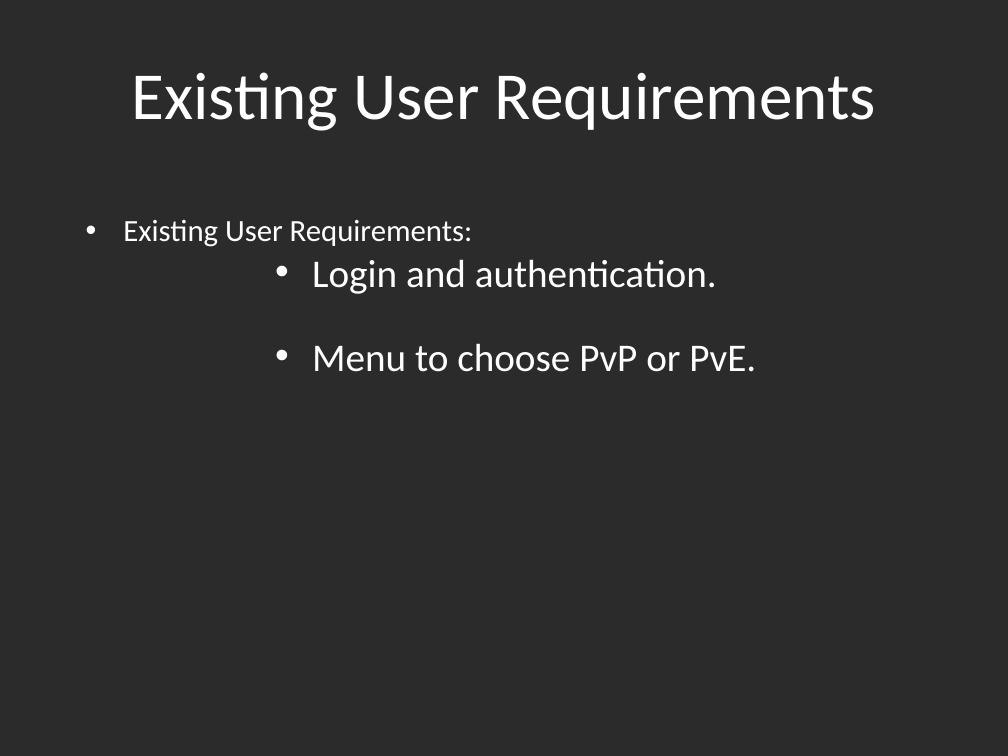
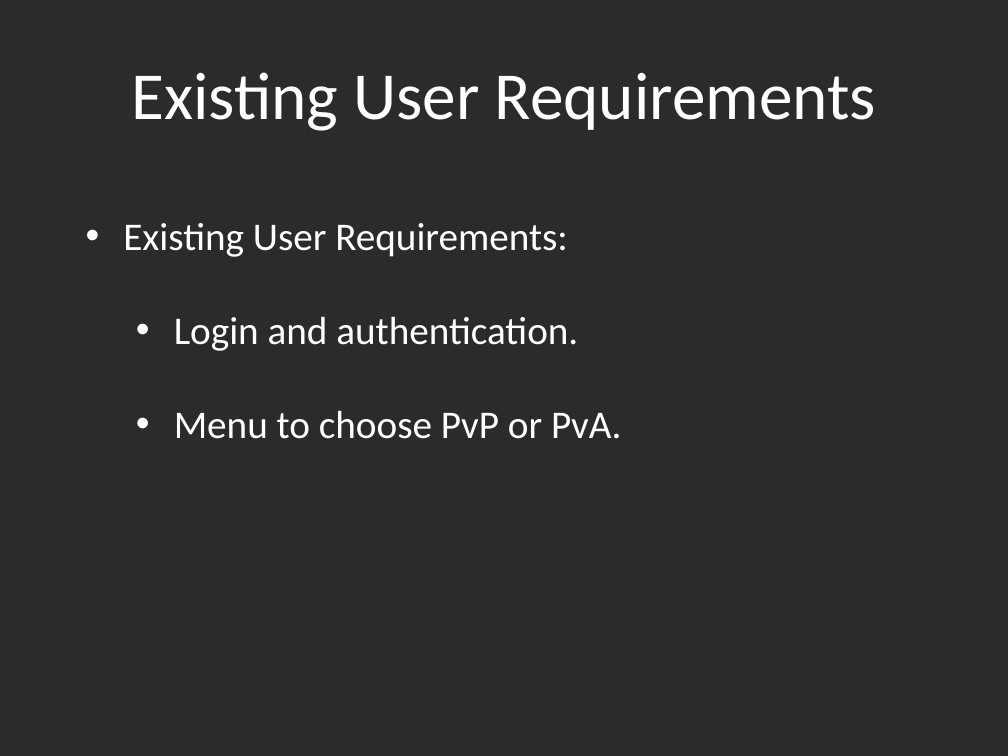
Before and after one commit to Amatarasu/A-Team, a slide deck: slide 6 of Power Point Presentation.pptx. Drawn at 1008x756 pixels with LibreOffice and Linux fonts; fonts in the diff are those of the drawing; background and template pictures are left out; a plain dark background stands for a picture behind light text. Boxes give left, top, right and bottom in pixels: in the first picture for what was removed or moved away, otherwise in the second. Text is boxed around its words. In the diff, an @@ line names an element or a change of style, - is before the commit and + after.

```diff
--- a/Power Point Presentation.pptx
+++ b/Power Point Presentation.pptx
@@ text at [123, 223, 578, 351]: size 22 to 28 pt in "Existing User Requirements:"; indent changed; list level 6 to 2 in "Login and authentication." @@
@@ text at [174, 410, 622, 439]: text changed @@
-          • Menu to choose PvP or PvE.
+  • Menu to choose PvP or PvA.
```
Also in this commit, not shown: 7 other slides changed, 2 other files.
